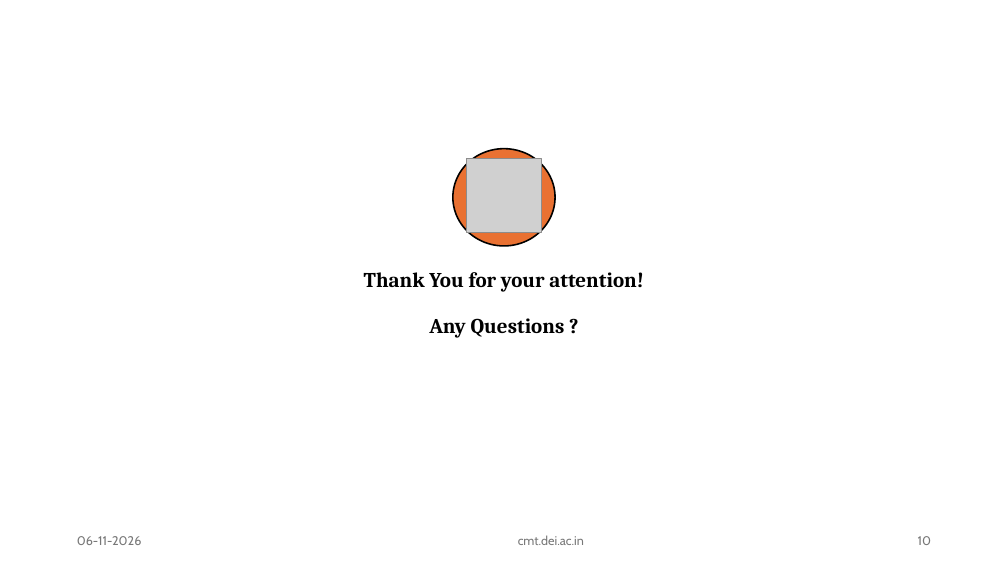
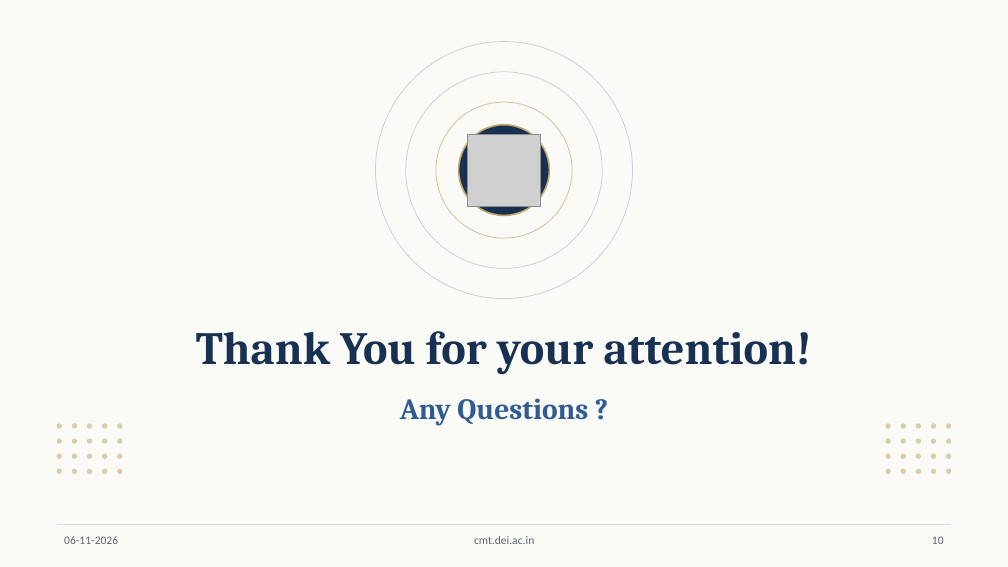
Before and after one commit to GurumaujSatsangi/ConfEase, a slide deck: slide 10 of public/OP_Template.pptx. Drawn at 1008x567 pixels with LibreOffice and Linux fonts; fonts in the diff are those of the drawing; grey boxes stand for pictures; background and template pictures are left out. Boxes give left, top, right and bottom in pixels: in the first picture for what was removed or moved away, otherwise in the second. Text is boxed around its words. In the diff, an @@ line names an element or a change of style, - is before the commit and + after.

```diff
--- a/public/OP_Template.pptx
+++ b/public/OP_Template.pptx
@@ background picture (left out) to #FAFAF7 @@
@@ ellipse added at [376,42,633,299], outline #7C93B0 0.75 pt @@
@@ ellipse added at [406,72,603,268], outline #7C93B0 0.75 pt @@
@@ ellipse added at [436,102,572,238], outline #C6A56B 0.75 pt @@
@@ ellipse: place and size @@
-ellipse at [453,149,555,247]
+ellipse at [459,125,550,216]
@@ ellipse at [459,125,550,216]: fill #E97132 to #183153; outline #000000 1.5 pt to #C6A56B 1.5 pt @@
@@ picture: place and size @@
-picture at [467,158,541,232]
+picture at [468,134,541,206]
@@ title "Thank You for your attention!": place and size @@
-title "Thank You for your attention!" at [364,272,644,338]
+title "Thank You for your attention!" at [196,331,812,425]
@@ title "Thank You for your attention!" at [196,331,812,425]: size 20 to 44 pt, text colour #000000 to #183153 in "Thank You for your attention!"; size 20 to 28 pt, text colour #000000 to #315C91 in "Any Questions ?"; more space between paragraphs; vertical alignment bottom to top @@
@@ group added at [57,423,123,474]: 20 ellipses @@
@@ group added at [885,423,951,474]: 20 ellipses @@
@@ text "06-11-2026": place and size @@
-text "06-11-2026" at [77,536,142,545]
+text "06-11-2026" at [64,536,118,544]
@@ line added from (57, 524) to (951, 524), #D9DEE6 0.75 pt @@
@@ size 12 to 11 pt, font Cabin to Calibri, text colour #797979 to #5B6574 in 3 elements at [932,536,944,544], [64,536,118,544], [474,536,534,544] @@
@@ text "cmt.dei.ac.in": place and size @@
-text "cmt.dei.ac.in" at [518,535,584,545]
+text "cmt.dei.ac.in" at [474,536,534,544]
@@ page number: place and size @@
-page number at [918,536,931,545]
+page number at [932,536,944,544]
```
Also in this commit, not shown: 9 other slides changed, 2 other files.
